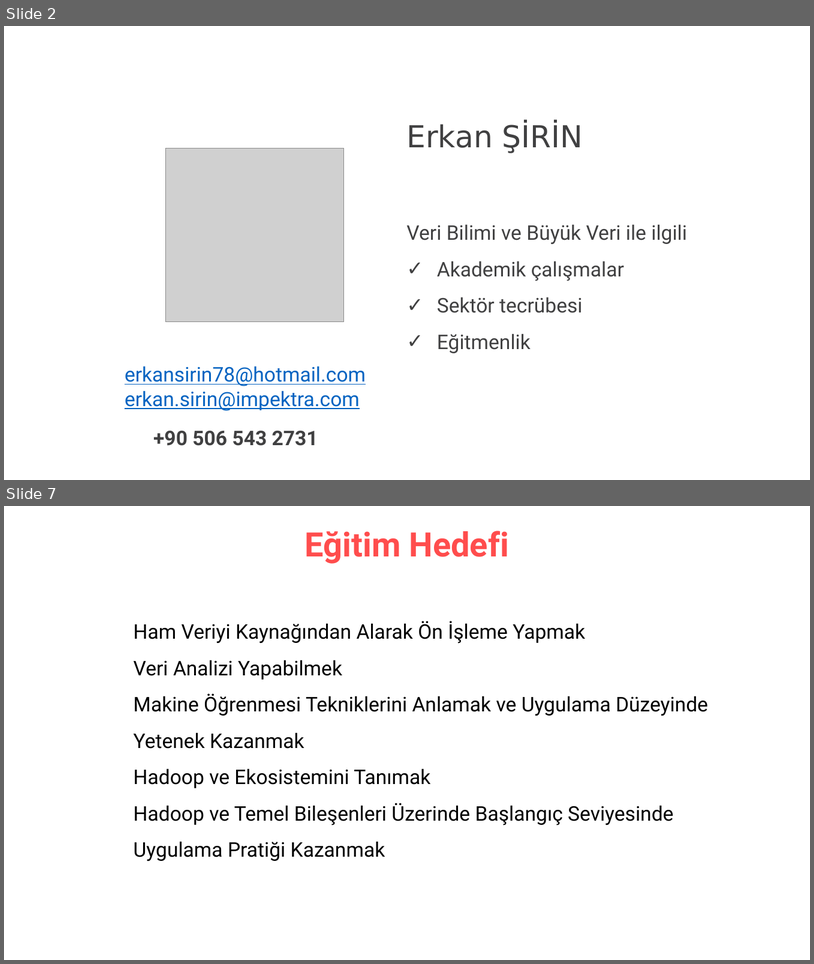
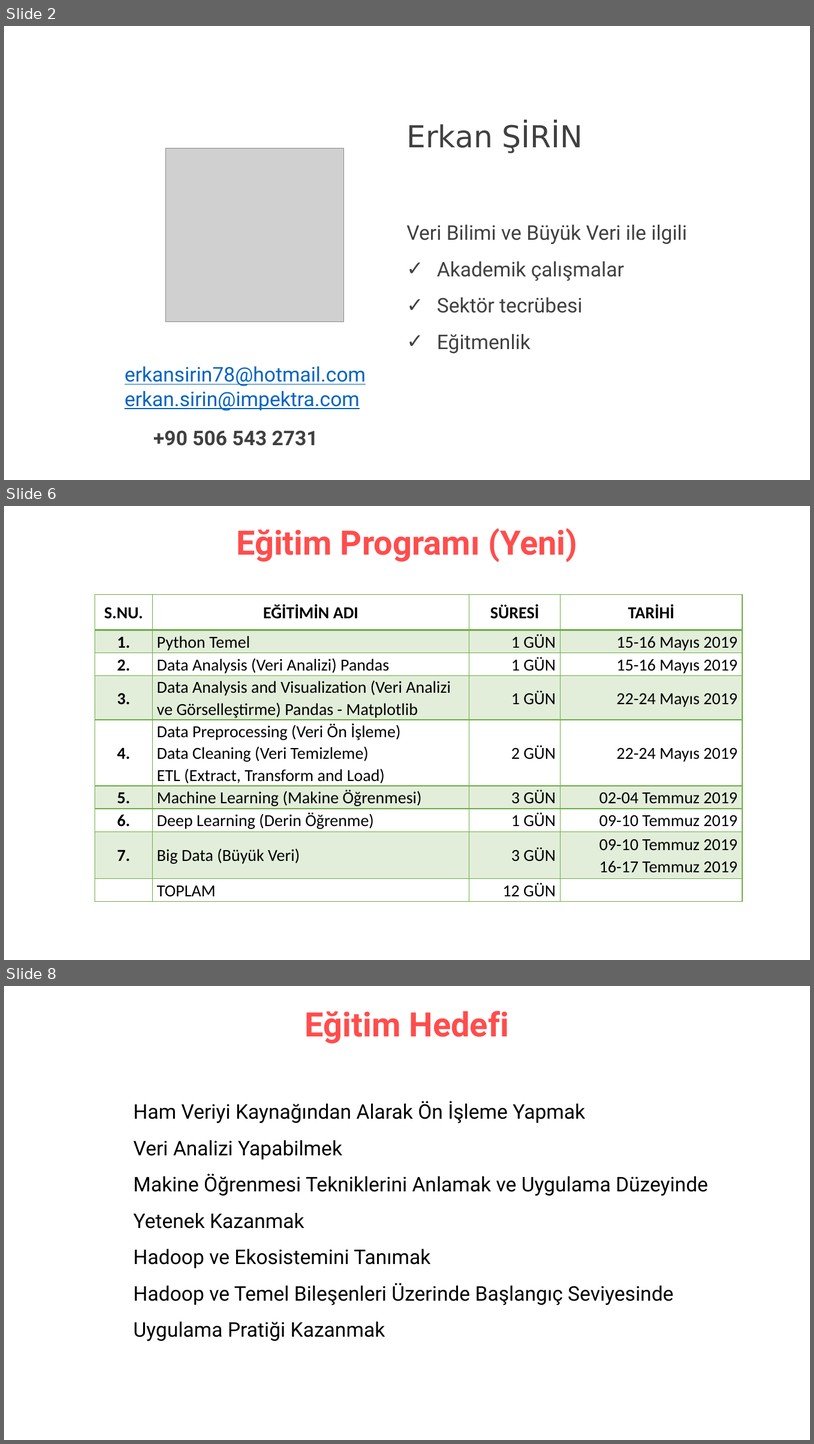
Before and after one commit to celiktenozkan/preprocessing-analysis-ml-dl-big-data, a slide deck: 00_acilis_preprocessing-analysis-ml-dl-big-data.pptx. Shown one above the other, each under a label of ours: slides 2 and 7 before the commit, slides 2, 6 and 8 after it; the slides between them are not shown. The pictures are 814x964 and 814x1444 pixels, drawn with LibreOffice and Linux fonts; fonts in the diff are those of the drawing; grey boxes stand for pictures. Boxes give left, top, right and bottom in pixels: in the first picture for what was removed or moved away, otherwise in the second. Text is boxed around its words. In the diff, an @@ line names an element or a change of style, - is before the commit and + after.

Commit message:
program guncellendi pandas eklendi

```diff
--- a/00_acilis_preprocessing-analysis-ml-dl-big-data.pptx
+++ b/00_acilis_preprocessing-analysis-ml-dl-big-data.pptx
@@ slide 6 added at (4, 506, 810, 960), background #FFFFFF @@
@@ title added at (236, 528, 578, 562), 40 pt, text #FF4D4D, bold @@
+Eğitim Programı (Yeni)
@@ table added at (95, 594, 743, 899), 9 rows, 4 columns @@
+S.NU. | EĞİTİMİN ADI | SÜRESİ | TARİHİ
+1. | Python Temel | 1 GÜN | 15-16 Mayıs 2019
+2. | Data Analysis (Veri Analizi) Pandas | 1 GÜN | 15-16 Mayıs 2019
+3. | Data Analysis and Visualization (Veri Analizi ve Görselleştirme) Pandas - Matplotlib | 1 GÜN | 22-24 Mayıs 2019
+4. | Data Preprocessing (Veri Ön İşleme) / Data Cleaning (Veri Temizleme) / ETL (Extract, Transform and Load) | 2 GÜN | 22-24 Mayıs 2019
+5. | Machine Learning (Makine Öğrenmesi) | 3 GÜN | 02-04 Temmuz 2019
+6. | Deep Learning (Derin Öğrenme) | 1 GÜN | 09-10 Temmuz 2019
+7. | Big Data (Büyük Veri) | 3 GÜN | 09-10 Temmuz 2019 / 16-17 Temmuz 2019
+ | TOPLAM | 12 GÜN | 
@@ what was slide 7 is now slide 8 @@
```
Also in this commit, not shown: 5 slides changed, 41 other files.
